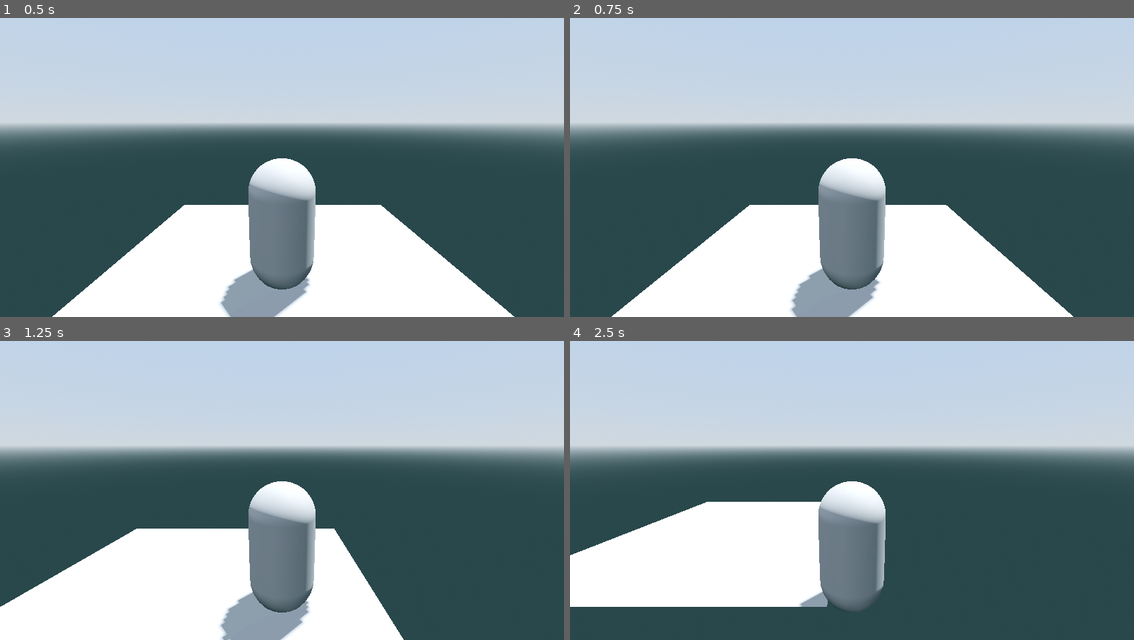
Above: before the commit, frames 1-4 (two rows, left to right).
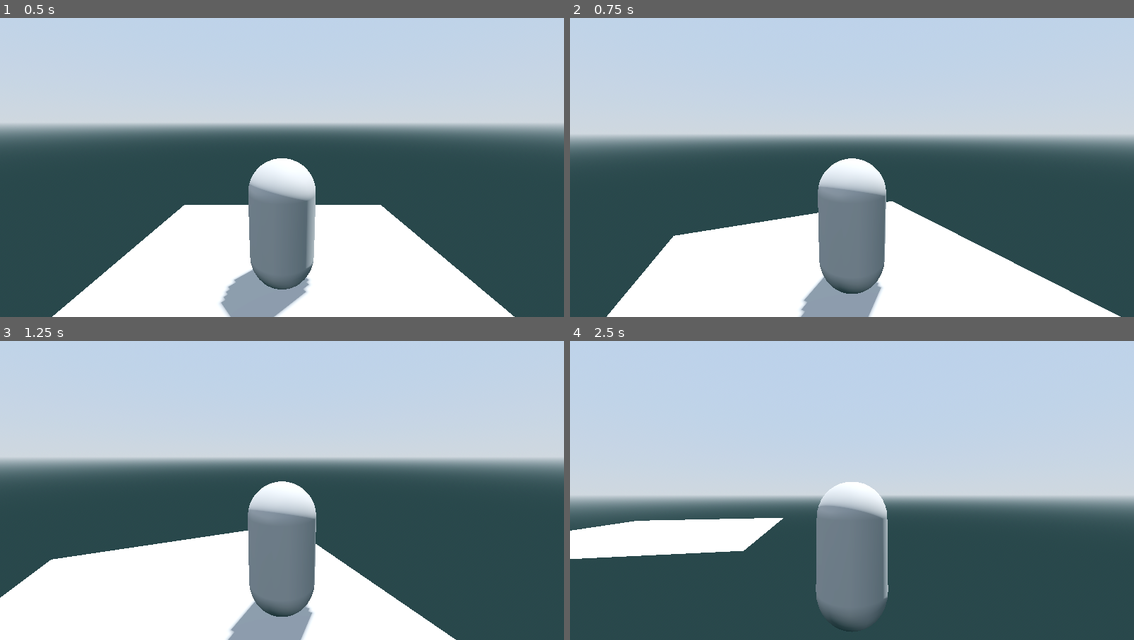
Above: after the commit, the same moments.

Repository: Jeralmic/MechJam-V
Game: Godot game, scene res://Levels/DevLevel.tscn
Two runs of this game, one before a commit and one after it. Both use one fixed random seed, a clock stepped at 60 frames per second and the inputs below.
Inputs (mouse positions are in pixels of both pictures, inside the frame that each line leads up to):
- Up to frame 1 (0.5 s): no input
- Up to frame 2 (0.75 s): move the mouse to (976, 143) at 0.52 s; hold Right (ui_right) from 0.53 s (still down)
- Up to frame 3 (1.25 s): keep holding Right (ui_right)
- Up to frame 4 (2.5 s): move the mouse to (739, 496) at 1.27 s; release Right (ui_right) at 1.28 s; hold Down (ui_down) 1.28-2.03 s; move the mouse to (908, 412) at 2.02 s; hold Right (ui_right) from 2.03 s (still down)

Frame 1 is identical in both runs. In frame 2, 13% of the frame differs, in the area x 0-100%, y 35-100%; in frame 3, 13%; in frame 4, 33%, in the area x 0-100%, y 35-96%.

Commit message:
Camera movement

Diff:
--- a/Characters/Player/Player.gd
+++ b/Characters/Player/Player.gd
@@ -1,17 +1,43 @@
 extends RigidBody3D
+
+var mouse_sensitivity := 0.001
+var twist_input := 0.0
+var pitch_input := 0.0
+
+
+@onready var twist_pivot := $TwistPivot
+@onready var pitch_pivot := $TwistPivot/PitchPivot
+
 
 
 # Called when the node enters the scene tree for the first time.
-func _ready():
-	pass # Replace with function body.
+func _ready() -> void:
+	Input.mouse_mode = Input.MOUSE_MODE_CAPTURED
 
 
 # Called every frame. 'delta' is the elapsed time since the previous frame.
 func _process(delta: float) -> void:
-
-	var jump = Vector2.ZERO
 	var input := Vector3.ZERO
 	input.x = Input.get_axis("ui_left", "ui_right")
 	input.z = Input.get_axis("ui_up","ui_down")
 
-	apply_central_force(input * 1200.0 * delta)
+	apply_central_force(twist_pivot.basis * input * 1200.0 * delta)
+
+	if Input.is_action_just_pressed("ui_cancel"):
+		Input.mouse_mode = Input.MOUSE_MODE_VISIBLE
+
+
+	twist_pivot.rotate_y(twist_input)
+	pitch_pivot.rotate_x(pitch_input)
+	pitch_pivot.rotation.x = clamp(
+		pitch_pivot.rotation.x, deg_to_rad(-50), deg_to_rad(50)
+	)
+
+	twist_input = 0.0
+	pitch_input = 0.0
+
+func _unhandled_input(event: InputEvent) -> void:
+	if event is InputEventMouseMotion:
+		if Input.get_mouse_mode() == Input.MOUSE_MODE_CAPTURED:
+			twist_input = - event.relative.x * mouse_sensitivity
+			pitch_input = - event.relative.y * mouse_sensitivity
--- a/project.godot
+++ b/project.godot
@@ -24,3 +24,38 @@
 [filesystem]
 
 import/fbx/enabled=false
+
+[input]
+
+ui_left={
+"deadzone": 0.5,
+"events": [Object(InputEventKey,"resource_local_to_scene":false,"resource_name":"","device":0,"window_id":0,"alt_pressed":false,"shift_pressed":false,"ctrl_pressed":false,"meta_pressed":false,"pressed":false,"keycode":4194319,"physical_keycode":0,"key_label":0,"unicode":0,"echo":false,"script":null)
+, Object(InputEventJoypadButton,"resource_local_to_scene":false,"resource_name":"","device":0,"button_index":13,"pressure":0.0,"pressed":false,"script":null)
+, Object(InputEventJoypadMotion,"resource_local_to_scene":false,"resource_name":"","device":0,"axis":0,"axis_value":-1.0,"script":null)
+, Object(InputEventKey,"resource_local_to_scene":false,"resource_name":"","device":-1,"window_id":0,"alt_pressed":false,"shift_pressed":false,"ctrl_pressed":false,"meta_pressed":false,"pressed":false,"keycode":0,"physical_keycode":65,"key_label":0,"unicode":97,"echo":false,"script":null)
+]
+}
+ui_right={
+"deadzone": 0.5,
+"events": [Object(InputEventKey,"resource_local_to_scene":false,"resource_name":"","device":0,"window_id":0,"alt_pressed":false,"shift_pressed":false,"ctrl_pressed":false,"meta_pressed":false,"pressed":false,"keycode":4194321,"physical_keycode":0,"key_label":0,"unicode":0,"echo":false,"script":null)
+, Object(InputEventJoypadButton,"resource_local_to_scene":false,"resource_name":"","device":0,"button_index":14,"pressure":0.0,"pressed":false,"script":null)
+, Object(InputEventJoypadMotion,"resource_local_to_scene":false,"resource_name":"","device":0,"axis":0,"axis_value":1.0,"script":null)
+, Object(InputEventKey,"resource_local_to_scene":false,"resource_name":"","device":-1,"window_id":0,"alt_pressed":false,"shift_pressed":false,"ctrl_pressed":false,"meta_pressed":false,"pressed":false,"keycode":0,"physical_keycode":68,"key_label":0,"unicode":100,"echo":false,"script":null)
+]
+}
+ui_up={
+"deadzone": 0.5,
+"events": [Object(InputEventKey,"resource_local_to_scene":false,"resource_name":"","device":0,"window_id":0,"alt_pressed":false,"shift_pressed":false,"ctrl_pressed":false,"meta_pressed":false,"pressed":false,"keycode":4194320,"physical_keycode":0,"key_label":0,"unicode":0,"echo":false,"script":null)
+, Object(InputEventJoypadButton,"resource_local_to_scene":false,"resource_name":"","device":0,"button_index":11,"pressure":0.0,"pressed":false,"script":null)
+, Object(InputEventJoypadMotion,"resource_local_to_scene":false,"resource_name":"","device":0,"axis":1,"axis_value":-1.0,"script":null)
+, Object(InputEventKey,"resource_local_to_scene":false,"resource_name":"","device":-1,"window_id":0,"alt_pressed":false,"shift_pressed":false,"ctrl_pressed":false,"meta_pressed":false,"pressed":false,"keycode":0,"physical_keycode":87,"key_label":0,"unicode":119,"echo":false,"script":null)
+]
+}
+ui_down={
+"deadzone": 0.5,
+"events": [Object(InputEventKey,"resource_local_to_scene":false,"resource_name":"","device":0,"window_id":0,"alt_pressed":false,"shift_pressed":false,"ctrl_pressed":false,"meta_pressed":false,"pressed":false,"keycode":4194322,"physical_keycode":0,"key_label":0,"unicode":0,"echo":false,"script":null)
+, Object(InputEventJoypadButton,"resource_local_to_scene":false,"resource_name":"","device":0,"button_index":12,"pressure":0.0,"pressed":false,"script":null)
+, Object(InputEventJoypadMotion,"resource_local_to_scene":false,"resource_name":"","device":0,"axis":1,"axis_value":1.0,"script":null)
+, Object(InputEventKey,"resource_local_to_scene":false,"resource_name":"","device":-1,"window_id":0,"alt_pressed":false,"shift_pressed":false,"ctrl_pressed":false,"meta_pressed":false,"pressed":false,"keycode":0,"physical_keycode":83,"key_label":0,"unicode":115,"echo":false,"script":null)
+]
+}
